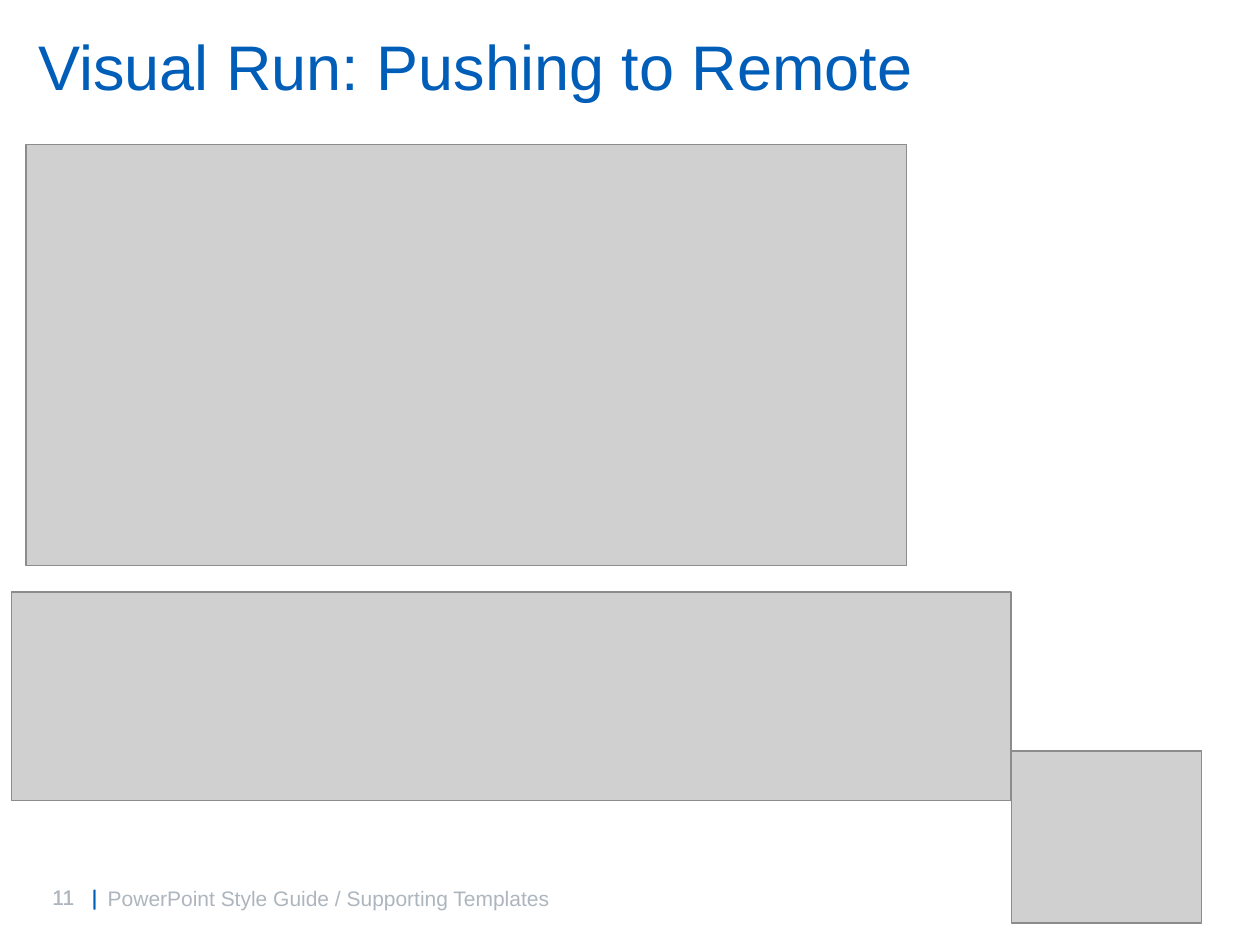
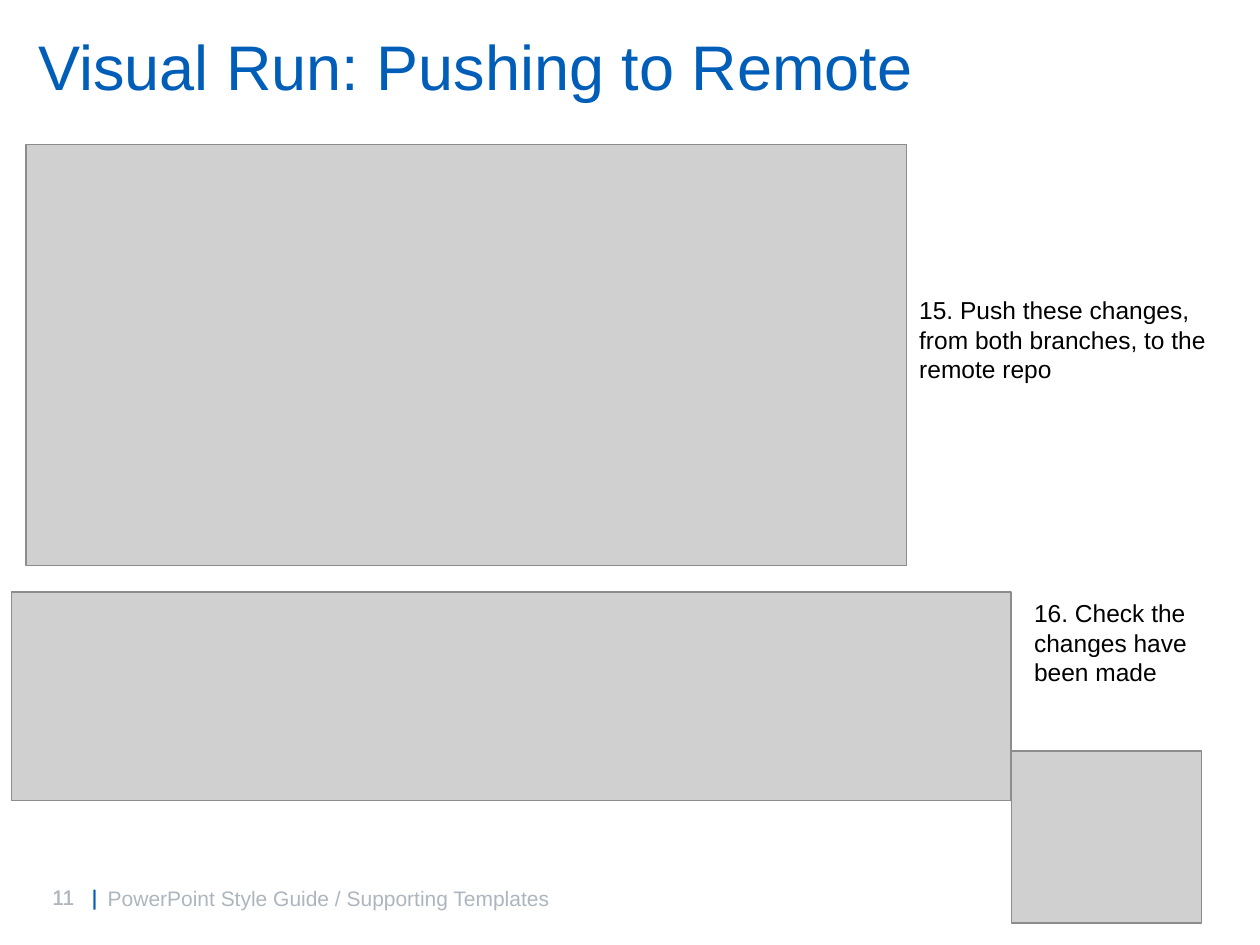
Before and after one commit to willbrooks2/Git_Introduction, a slide deck: slide 11 of GitIntro.pptx. Drawn at 1260x945 pixels with LibreOffice and Linux fonts; fonts in the diff are those of the drawing; grey boxes stand for pictures; background and template pictures are left out. Boxes give left, top, right and bottom in pixels: in the first picture for what was removed or moved away, otherwise in the second. Text is boxed around its words. In the diff, an @@ line names an element or a change of style, - is before the commit and + after.

```diff
--- a/GitIntro.pptx
+++ b/GitIntro.pptx
@@ text added at <box>919,301,1205,383</box>, 14 pt, text #000000 @@
+15. Push these changes, from both branches, to the remote repo
@@ text added at <box>1034,604,1187,682</box>, 14 pt, text #000000 @@
+16. Check the changes have been made
```
Also in this commit, not shown: 4 other slides changed.
